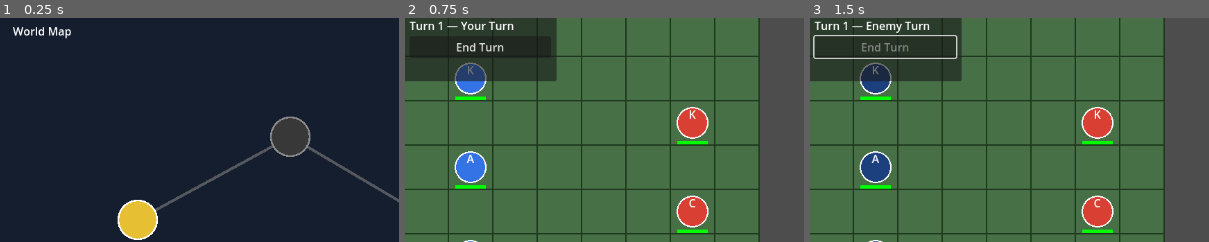
Above: before the commit, frames 1-3 (left to right).
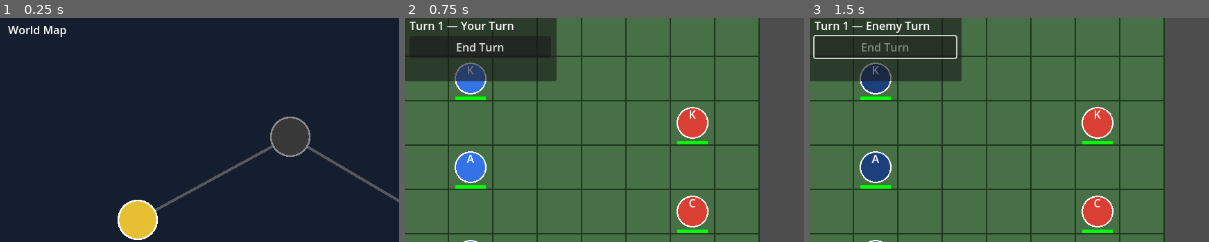
Above: after the commit, the same moments.

Repository: PatrikZhong/kgs-feh-like
Game: Godot game, scene res://scenes/overworld/Overworld.tscn
The game is run twice, just before and just after one commit, with the same random seed, the same clock (stepped at 60 frames per second) and the same inputs.
Inputs (mouse positions are % of the whole screen's width and height, from its top left):
- Up to frame 1 (0.25 s): no input
- Up to frame 2 (0.75 s): click (17, 46) at 0.52 s
- Up to frame 3 (1.5 s): click "End Turn" at 1.25 s
The pictures show only the part of the screen within x 0-50%, y 1-51%; the shares and areas given below are measured in that part.

The runs differ from the first frame. In frame 1, 0.5% of the frame differs, in the area x 2-18%, y 3-10%; in frame 2, nothing differs; in frame 3, nothing differs.

Commit message:
restructured docs

Diff:
--- a/scenes/overworld/Overworld.tscn
+++ b/scenes/overworld/Overworld.tscn
@@ -1,23 +1,23 @@
-[gd_scene load_steps=2 format=3]
+[gd_scene load_steps=2 format=3 uid="uid://b32ceypa40ok4"]
 
-[ext_resource type="Script" path="res://scripts/overworld/Overworld.gd" id="1"]
+[ext_resource type="Script" uid="uid://brmj12gonkqi8" path="res://scripts/overworld/Overworld.gd" id="1"]
 
 [node name="Overworld" type="Node2D"]
 script = ExtResource("1")
 
 [node name="Background" type="ColorRect" parent="."]
+z_index = -1
 offset_right = 1280.0
 offset_bottom = 720.0
-color = Color(0.08, 0.12, 0.18, 1.0)
-z_index = -1
+color = Color(0.08, 0.12, 0.18, 1)
 
 [node name="EdgesContainer" type="Node2D" parent="."]
 
 [node name="NodesContainer" type="Node2D" parent="."]
 
 [node name="TitleLabel" type="Label" parent="."]
-offset_left = 20.0
-offset_top = 16.0
-offset_right = 400.0
-offset_bottom = 48.0
+offset_left = 13.0
+offset_top = 14.0
+offset_right = 393.0
+offset_bottom = 46.0
 text = "World Map"
Not shown, added: .claude/settings.local.json
Not shown, added: scripts/battle/BattleMap.gd.uid
Not shown, added: scripts/battle/CombatResolver.gd.uid
Not shown, added: scripts/battle/EnemyAI.gd.uid
Not shown, added: scripts/battle/GridManager.gd.uid
Not shown, added: scripts/battle/HighlightLayer.gd.uid
Not shown, added: scripts/battle/TurnManager.gd.uid
Not shown, added: scripts/battle/Unit.gd.uid
Not shown, added: scripts/data/SaveData.gd.uid
Not shown, added: scripts/data/UnitData.gd.uid
Not shown, added: scripts/data/WorldEdge.gd.uid
Not shown, added: scripts/data/WorldGraph.gd.uid
(and 10 more such lines)
